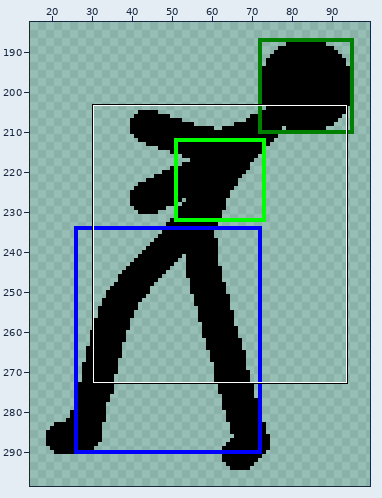
Pixel-art file -- animations/9903_头部或上身被攻击.aseprite. Above: a wide view before the commit, with the close-up outlined.
Close-up. Earlier state:
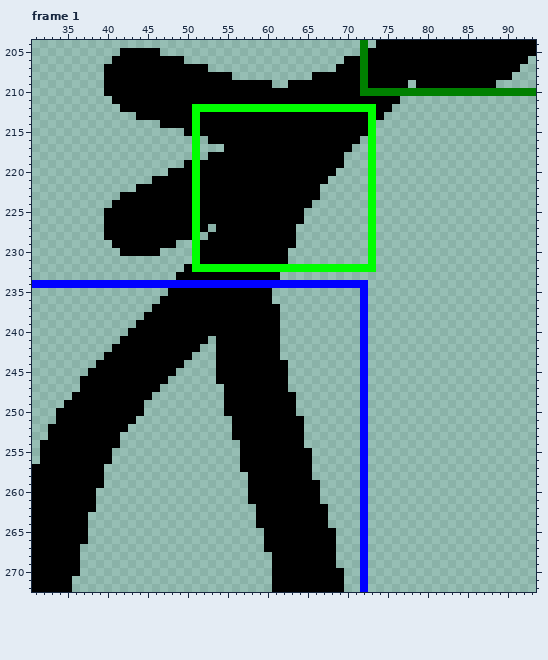
150x300 pixels, 9 frames. Shown: frame 1: x 31..93, y 204..272. The wide view leaves out empty margins. The commit also changed other frames or places, which this record leaves out.
Once edited:
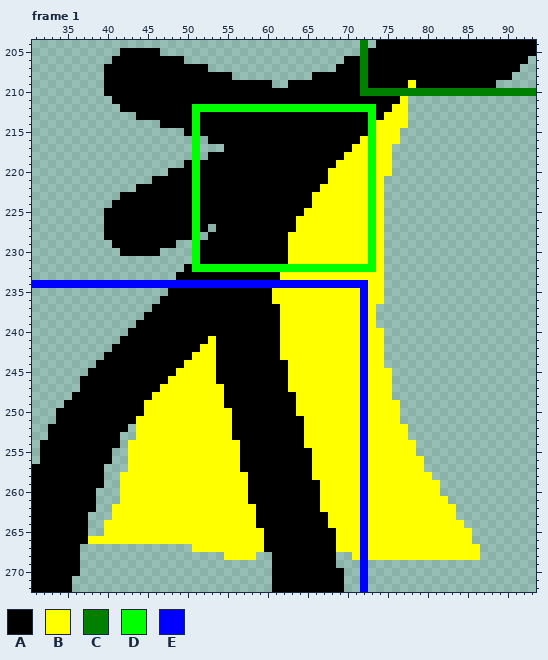
Palette (. is transparent): A #000000  B #ffff00  C #008000  D #00ff00  E #0000ff
Change:
layer "披风1" now shown
Changed rows in their new state; - is an unchanged pixel.
Frame 1, layer "披风1":
first column x 38:
209 ----------------------------------------B--------
211 ---------------------------------------B---------
212 --------------------------------------BB---------
213 -------------------------------------BBB---------
214 ------------------------------------BBBB---------
215 ------------------------------------BBB----------
216 ----------------------------------B-BBB----------
217 ---------------------------------BB-BB-----------
218 --------------------------------BBB-BB-----------
219 -------------------------------BBBB-BB-----------
220 ------------------------------BBBBB-BB-----------
221 ------------------------------BBBBB-B------------
222 -----------------------------BBBBBB-B------------
223 ----------------------------BBBBBBB-B------------
224 ----------------------------BBBBBBB-B------------
225 ---------------------------BBBBBBBB-B------------
226 --------------------------BBBBBBBBB-B------------
227 --------------------------BBBBBBBBB-B------------
228 -------------------------BBBBBBBBBB-B------------
229 -------------------------BBBBBBBBBB-B------------
230 -------------------------BBBBBBBBBB-B------------
231 -------------------------BBBBBBBBBB-B------------
232 ------------------------------------B------------
233 ------------------------BBBBBBBBBBBBB------------
234 -----------------------------------BB------------
235 -----------------------BBBBBBBBBBB-BB------------
236 -----------------------BBBBBBBBBBB-BB------------
237 ------------------------BBBBBBBBBB-B-------------
238 ------------------------BBBBBBBBBB-B-------------
239 ------------------------BBBBBBBBBB-B-------------
240 ------------------------BBBBBBBBBB-BB------------
241 ---------------B--------BBBBBBBBBB-BB------------
242 --------------BB--------BBBBBBBBBB-BB------------
243 -------------BBB--------BBBBBBBBBB-BB------------
244 ------------BBBB---------BBBBBBBBB-BB------------
245 -----------BBBBB---------BBBBBBBBB-BBB-----------
246 ----------BBBBBB---------BBBBBBBBB-BBB-----------
247 ---------BBBBBBBB--------BBBBBBBBB-BBB-----------
248 --------BBBBBBBBB---------BBBBBBBB-BBB-----------
249 -------BBBBBBBBBB---------BBBBBBBB-BBBB----------
250 -------BBBBBBBBBBB--------BBBBBBBB-BBBB----------
251 ------BBBBBBBBBBBB---------BBBBBBB-BBBB----------
252 ------BBBBBBBBBBBB---------BBBBBBB-BBBBB---------
253 ------BBBBBBBBBBBB---------BBBBBBB-BBBBB---------
254 -----BBBBBBBBBBBBBB--------BBBBBBB-BBBBBB--------
255 -----BBBBBBBBBBBBBB---------BBBBBB-BBBBBB--------
256 -----BBBBBBBBBBBBBB---------BBBBBB-BBBBBBB-------
257 -----BBBBBBBBBBBBBB---------BBBBBB-BBBBBBB-------
258 ----BBBBBBBBBBBBBBBB--------BBBBBB-BBBBBBBB------
259 ----BBBBBBBBBBBBBBBB---------BBBBB-BBBBBBBBB-----
260 ----BBBBBBBBBBBBBBBB---------BBBBB-BBBBBBBBB-----
261 ----BBBBBBBBBBBBBBBB---------BBBBB-BBBBBBBBBB----
262 ---BBBBBBBBBBBBBBBBBB--------BBBBB-BBBBBBBBBBB---
263 ---BBBBBBBBBBBBBBBBBB---------BBBB-BBBBBBBBBBB---
264 --BBBBBBBBBBBBBBBBBBB---------BBBB-BBBBBBBBBBBB--
265 --BBBBBBBBBBBBBBBBBBBB---------BBB-BBBBBBBBBBBBB-
266 BBBBBBBBBBBBBBBBBBBBBB---------BBB-BBBBBBBBBBBBB-
267 -------------BBBBBBBBB---------BBB-BBBBBBBBBBBBBB
268 -----------------BBBB------------B-BBBBBBBBBBBBBB
Boxes around the changes in both close-ups, in picture pixels (x1, y1, x2, y2):
changed: (272, 80, 480, 560)
changed: (88, 336, 264, 560)
